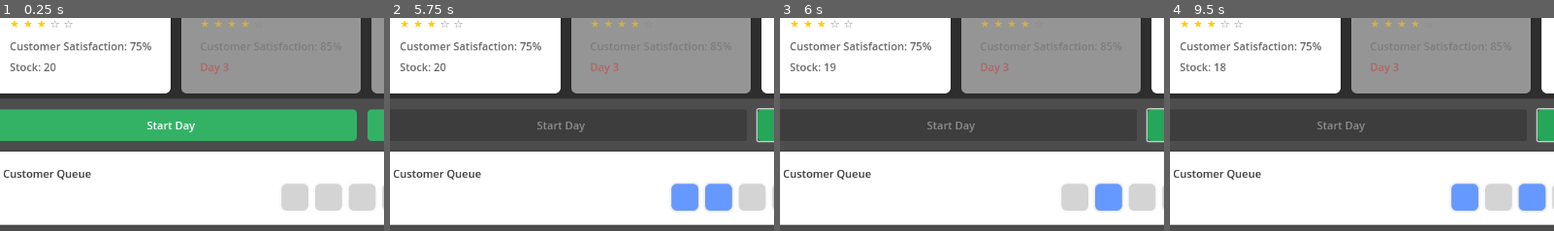
Above: before the commit, frames 1-4 (left to right).
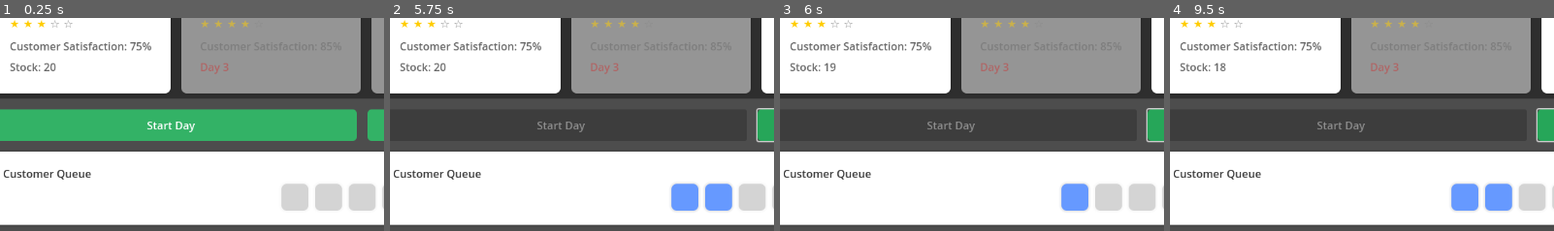
Above: after the commit, the same moments.

Repository: PhilWilky/game_TeaTycoon
Game: Godot game, scene res://scenes/TeaShop.tscn
The game is run twice, just before and just after one commit, with the same random seed, the same clock (stepped at 60 frames per second) and the same inputs.
Inputs:
- Up to frame 1 (0.25 s): no input
- Up to frame 2 (5.75 s): click "Start Day" at 0.5 s; click "Save Game" at 1.25 s
- Up to frame 3 (6 s): no input
- Up to frame 4 (9.5 s): no input
The pictures show only the part of the screen within x 3-53%, y 50-100%; the shares and areas given below are measured in that part.

Frames 1-2 are identical in both runs. In frame 3, 1.8% of the frame differs, in the area x 73-90%, y 77-91%; in frame 4, 1.8%, in the area x 82-98%, y 77-91%.

Commit message:
perf(ui): optimize queue and tea card updates to reduce screen jerking
- feat(queue): implement proper queue shifting behaviour
- perf(queue): add deferred updates to prevent multiple redraws
- perf(tea-card): optimize stock label updates
- refactor(ui): batch visual updates into single deferred calls

Diff:
--- a/scripts/tea_card.gd
+++ b/scripts/tea_card.gd
@@ -1,12 +1,28 @@
 extends PanelContainer
 
 var tea_data: Dictionary
+var update_pending = false
 
 func setup(data: Dictionary) -> void:
-	tea_data = data
-	update_display()
+	var changed = false
 
-func update_display() -> void:
+	# Only trigger update if data has actually changed
+	if !tea_data.hash() == data.hash():
+		tea_data = data.duplicate()
+		changed = true
+
+	if changed:
+		_request_update()
+
+func _request_update() -> void:
+	if !update_pending:
+		update_pending = true
+		call_deferred("_perform_update")
+
+func _perform_update() -> void:
+	if !update_pending:
+		return
+
 	# Update name
 	$MarginContainer/VBoxContainer/Header/NameLabel.text = tea_data.name
 
@@ -14,50 +30,58 @@
 	$MarginContainer/VBoxContainer/Costs/CostLabel.text = "Cost: £%.2f" % tea_data.cost
 	$MarginContainer/VBoxContainer/Costs/PriceLabel.text = "Price: £%.2f" % tea_data.price
 
-	# Update quality stars using Label nodes instead of TextureRect
+	# Update quality stars
 	var stars = $MarginContainer/VBoxContainer/QualityContainer/Stars
-	for child in stars.get_children():
-		child.queue_free()
+	var existing_stars = stars.get_child_count()
+	var needed_stars = 5
 
-	for i in range(5):
-		var star = Label.new()
-		star.horizontal_alignment = HORIZONTAL_ALIGNMENT_CENTER
-		star.custom_minimum_size = Vector2(16, 16)
-		# Use Unicode star characters
-		if i < tea_data.quality:
-			star.text = "★"  # Filled star
-			star.add_theme_color_override("font_color", Color(1, 0.8, 0, 1))  # Gold color
-		else:
-			star.text = "☆"  # Empty star
-			star.add_theme_color_override("font_color", Color(0.5, 0.5, 0.5, 1))  # Gray color
-		stars.add_child(star)
+	# Only update stars if needed
+	if existing_stars != needed_stars:
+		for child in stars.get_children():
+			child.queue_free()
+
+		for i in range(5):
+			var star = Label.new()
+			star.horizontal_alignment = HORIZONTAL_ALIGNMENT_CENTER
+			star.custom_minimum_size = Vector2(16, 16)
+			if i < tea_data.quality:
+				star.text = "★"
+				star.add_theme_color_override("font_color", Color(1, 0.8, 0, 1))
+			else:
+				star.text = "☆"
+				star.add_theme_color_override("font_color", Color(0.5, 0.5, 0.5, 1))
+			stars.add_child(star)
 
 	# Update satisfaction
 	$MarginContainer/VBoxContainer/SatisfactionLabel.text = "Customer Satisfaction: %d%%" % tea_data.satisfaction
 
-	# Show/hide unlock info
+	# Update unlock info
 	var unlock_info = $MarginContainer/VBoxContainer/UnlockInfo
 	unlock_info.visible = !tea_data.unlocked
-	if !tea_data.unlocked:
-		if tea_data.has("unlock_condition"):
-			unlock_info.text = tea_data.unlock_condition
+	if !tea_data.unlocked and tea_data.has("unlock_condition"):
+		unlock_info.text = tea_data.unlock_condition
 
 	# Update visual state
 	modulate = Color(1, 1, 1, 1.0 if tea_data.unlocked else 0.5)
 
-	# Clean up any existing stock labels by their name
-	var existing_labels = []
+	# Update stock display
+	var stock_label = null
 	for child in $MarginContainer/VBoxContainer.get_children():
 		if child.name.begins_with("StockLabel"):
-			existing_labels.append(child)
+			stock_label = child
+			break
 
-	for label in existing_labels:
-		label.queue_free()
+	if tea_data.has("current_stock"):
+		if !stock_label:
+			stock_label = Label.new()
+			stock_label.name = "StockLabel"
+			stock_label.add_theme_color_override("font_color", Color(0.4, 0.4, 0.4, 1))
+			$MarginContainer/VBoxContainer.add_child(stock_label)
+		stock_label.text = "Stock: %d" % tea_data.current_stock
+	elif stock_label:
+		stock_label.queue_free()
 
-	# Add new stock display
-	if tea_data.has("current_stock"):
-		var stock_label = Label.new()
-		stock_label.name = "StockLabel_" + str(tea_data.current_stock)  # Unique name
-		stock_label.text = "Stock: %d" % tea_data.current_stock
-		stock_label.add_theme_color_override("font_color", Color(0.4, 0.4, 0.4, 1))
-		$MarginContainer/VBoxContainer.add_child(stock_label)
+	update_pending = false
+
+func update_display() -> void:
+	_request_update()
--- a/scripts/ui/customer_queue.gd
+++ b/scripts/ui/customer_queue.gd
@@ -4,67 +4,71 @@
 @onready var queue_count = $MarginContainer/VBoxContainer/Header/QueueCount
 
 const MAX_QUEUE_SIZE = 5
-const EMPTY_COLOR = Color(0.5, 0.5, 0.5, 0.3)  # Light gray, mostly transparent
-const OCCUPIED_COLOR = Color(0.4, 0.6, 1.0, 1.0)  # Bright blue, fully opaque
+const EMPTY_COLOR = Color(0.5, 0.5, 0.5, 0.3)
+const OCCUPIED_COLOR = Color(0.4, 0.6, 1.0, 1.0)
 
 var current_queue = []
-var empty_slots = []
+var slot_nodes = []
+var update_pending = false
 
 func _ready():
-	# Create empty slots
 	_create_empty_slots()
 	update_display()
 
 func _create_empty_slots():
-	# Clear any existing slots
 	for child in queue_display.get_children():
 		child.queue_free()
 
-	# Create new empty slots
-	empty_slots.clear()
+	slot_nodes.clear()
 	for i in range(MAX_QUEUE_SIZE):
 		var slot = PanelContainer.new()
 		slot.custom_minimum_size = Vector2(40, 40)
 		slot.add_theme_stylebox_override("panel", get_theme_stylebox("panel"))
-		slot.modulate = EMPTY_COLOR  # Start with empty color
+		slot.modulate = EMPTY_COLOR
 		queue_display.add_child(slot)
-		empty_slots.append(slot)
+		slot_nodes.append(slot)
 
 func add_customer() -> bool:
 	if current_queue.size() >= MAX_QUEUE_SIZE:
 		return false
 
-	# Find first empty slot
-	for i in range(MAX_QUEUE_SIZE):
-		if i >= empty_slots.size():
-			break
-
-		if empty_slots[i].modulate.a < 1.0:  # Check if slot is empty
-			var customer_slot = empty_slots[i]
-			customer_slot.modulate = OCCUPIED_COLOR  # Make slot bright blue
-			current_queue.append(customer_slot)
-			update_display()
-			print("Customer added to slot: ", i)
-			return true
-
-	return false
+	current_queue.append(true)
+	_request_update()
+	return true
 
 func remove_customer() -> void:
 	if current_queue.size() > 0:
-		var customer_slot = current_queue.pop_front()
-		customer_slot.modulate = EMPTY_COLOR  # Make slot gray and transparent
-		update_display()
-		print("Customer removed, queue size: ", current_queue.size())
+		current_queue.pop_front()
+		_request_update()
+
+func _request_update() -> void:
+	if !update_pending:
+		update_pending = true
+		call_deferred("_perform_update")
+
+func _perform_update() -> void:
+	if !update_pending:
+		return
+
+	# Update slot visuals
+	for i in range(slot_nodes.size()):
+		var should_be_occupied = i < current_queue.size()
+		var is_occupied = slot_nodes[i].modulate.a > 0.5
+
+		if should_be_occupied != is_occupied:
+			slot_nodes[i].modulate = OCCUPIED_COLOR if should_be_occupied else EMPTY_COLOR
+
+	# Update counter
+	queue_count.text = "%d/%d" % [current_queue.size(), MAX_QUEUE_SIZE]
+
+	update_pending = false
 
 func update_display() -> void:
-	queue_count.text = "%d/%d" % [current_queue.size(), MAX_QUEUE_SIZE]
+	_request_update()
 
 func clear_queue() -> void:
-	for slot in empty_slots:
-		slot.modulate = EMPTY_COLOR
 	current_queue.clear()
-	update_display()
-	print("Queue cleared")
+	_request_update()
 
 func get_queue_size() -> int:
 	return current_queue.size()
